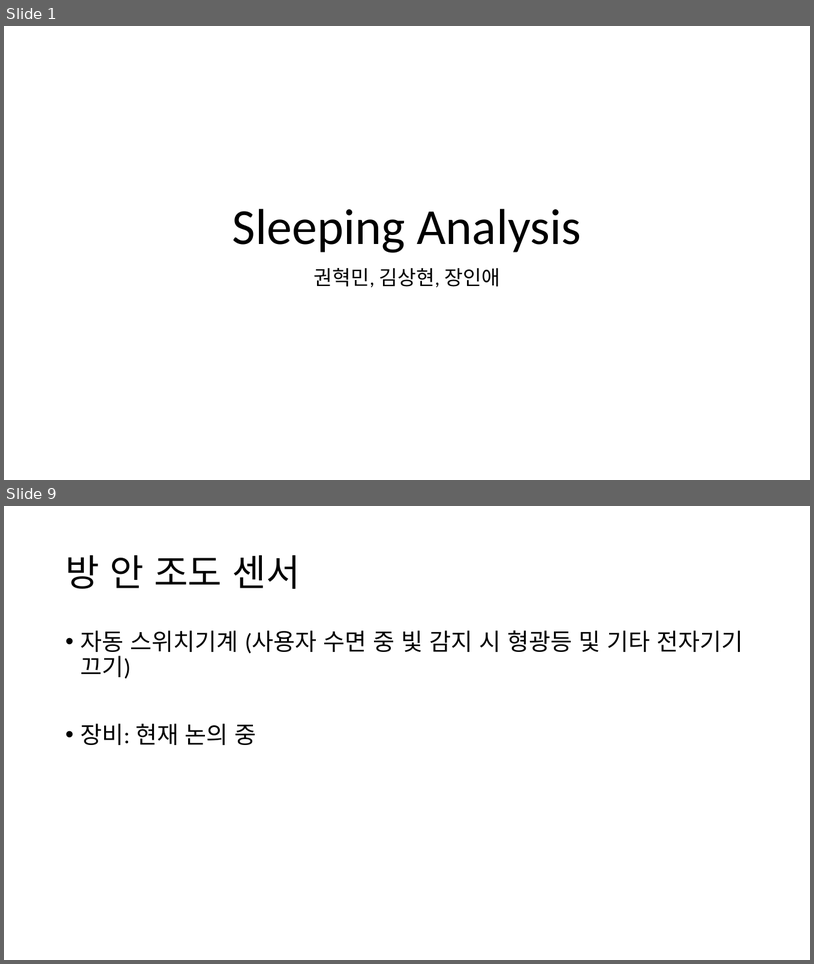
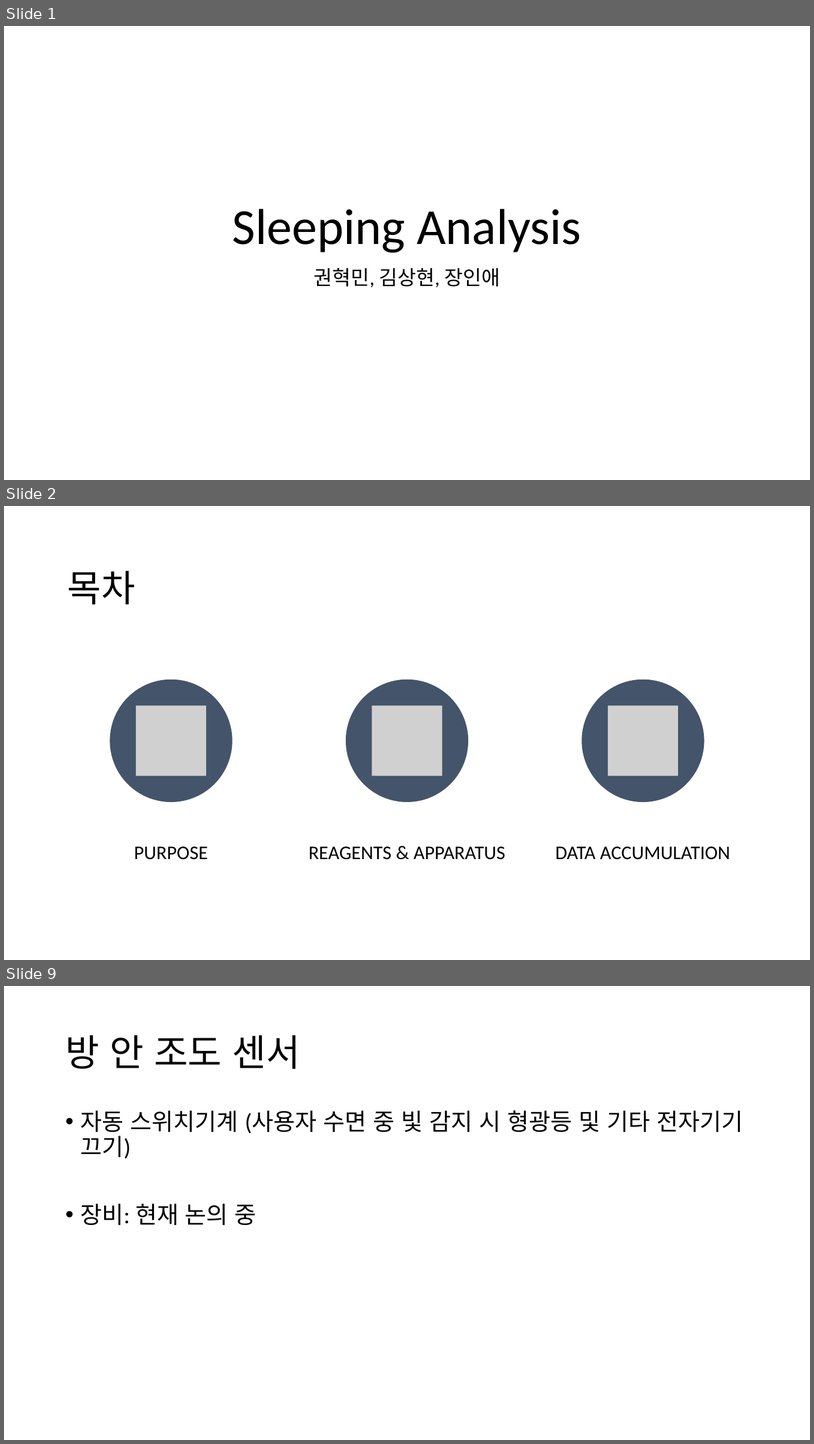
Before and after one commit to headring/Sleeptionary, a slide deck: Sleeping_Analysis.pptx. Shown one above the other, each under a label of ours: slides 1 and 9 before the commit, slides 1, 2 and 9 after it; the slides between them are not shown. The pictures are 814x964 and 814x1444 pixels, drawn with LibreOffice and Linux fonts; fonts in the diff are those of the drawing; grey boxes stand for pictures. Boxes give left, top, right and bottom in pixels: in the first picture for what was removed or moved away, otherwise in the second. Text is boxed around its words. In the diff, an @@ line names an element or a change of style, - is before the commit and + after.

```diff
--- a/Sleeping_Analysis.pptx
+++ b/Sleeping_Analysis.pptx
@@ slide 2 added at (4, 506, 810, 960), background #FFFFFF @@
@@ title added at (68, 571, 135, 604), 44 pt, text #000000 @@
+목차
@@ group added at (110, 679, 731, 859): 3 ellipses, 3 pictures, 3 texts @@
+PURPOSE
+REAGENTS & APPARATUS
+DATA ACCUMULATION
```
Also in this commit, not shown: 6 slides changed, 1 other slide added, 1 slide removed.
